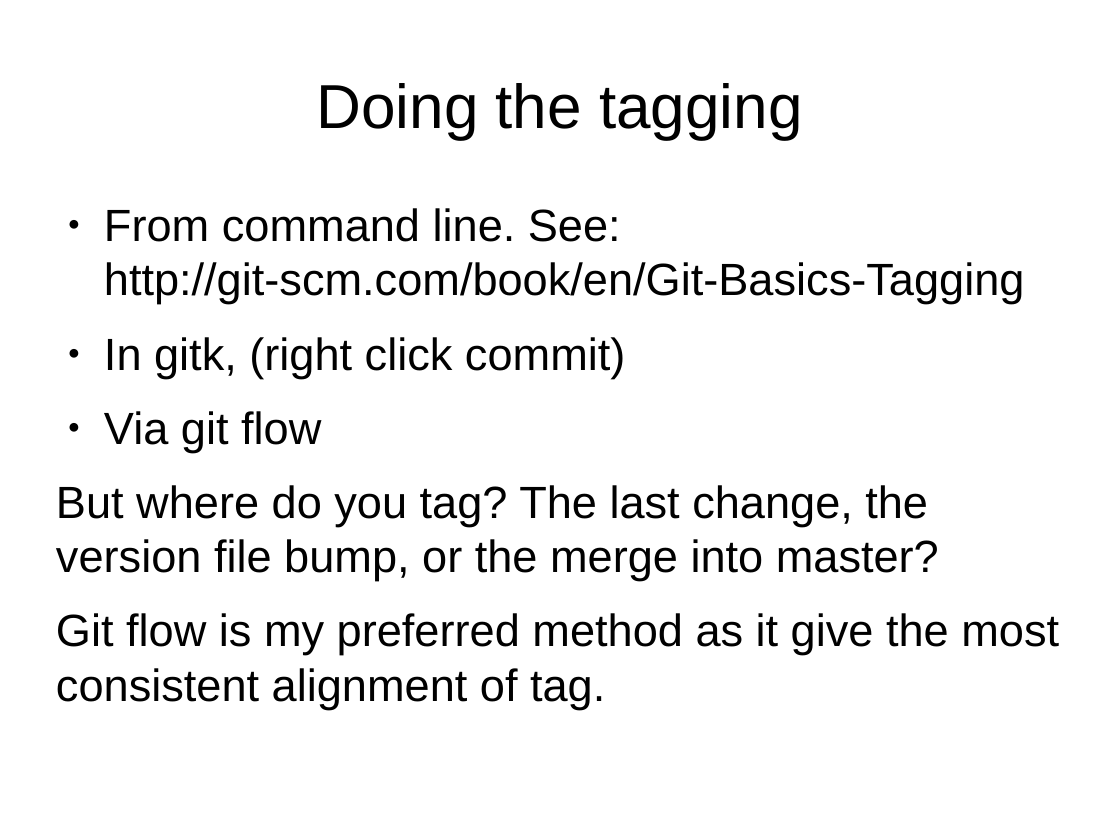
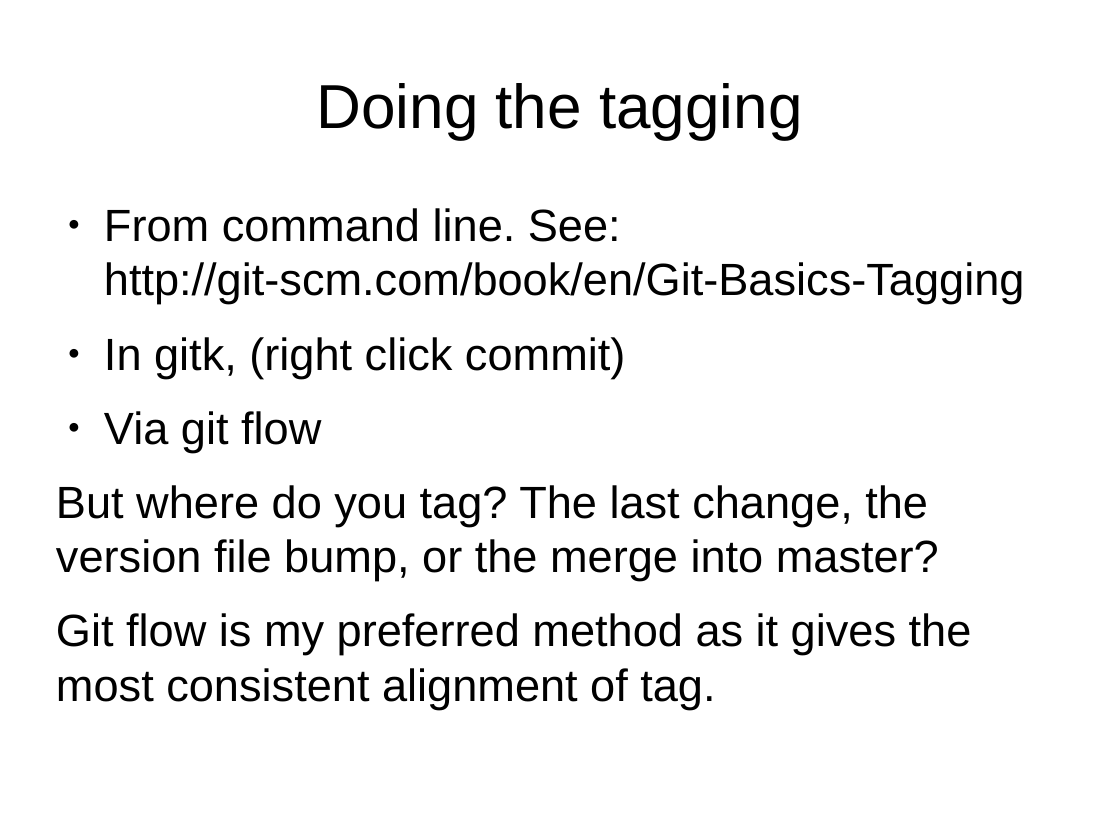
Before and after one commit to warkrug/rambling_git, a slide deck: slide 11 of presentation/ramblings.odp. Drawn at 1120x840 pixels with LibreOffice and Linux fonts; fonts in the diff are those of the drawing. Boxes give left, top, right and bottom in pixels: in the first picture for what was removed or moved away, otherwise in the second. Text is boxed around its words. In the diff, an @@ line names an element or a change of style, - is before the commit and + after.

Commit message:
Updates files for presentation

```diff
--- a/presentation/ramblings.odp
+++ b/presentation/ramblings.odp
@@ text at (56, 613, 972, 709): text changed @@
-Git flow is my preferred method as it give the most consistent alignment of tag.
+Git flow is my preferred method as it gives the most consistent alignment of tag.
```
Also in this commit, not shown: 3 other files.
